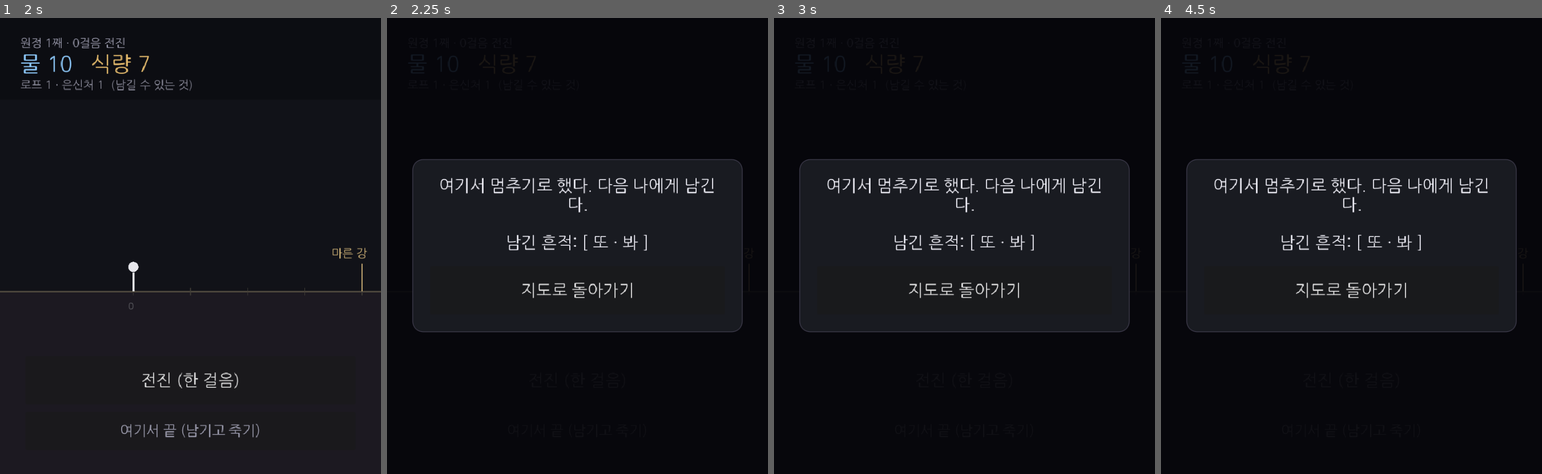
Above: before the commit, frames 1-4 (left to right).
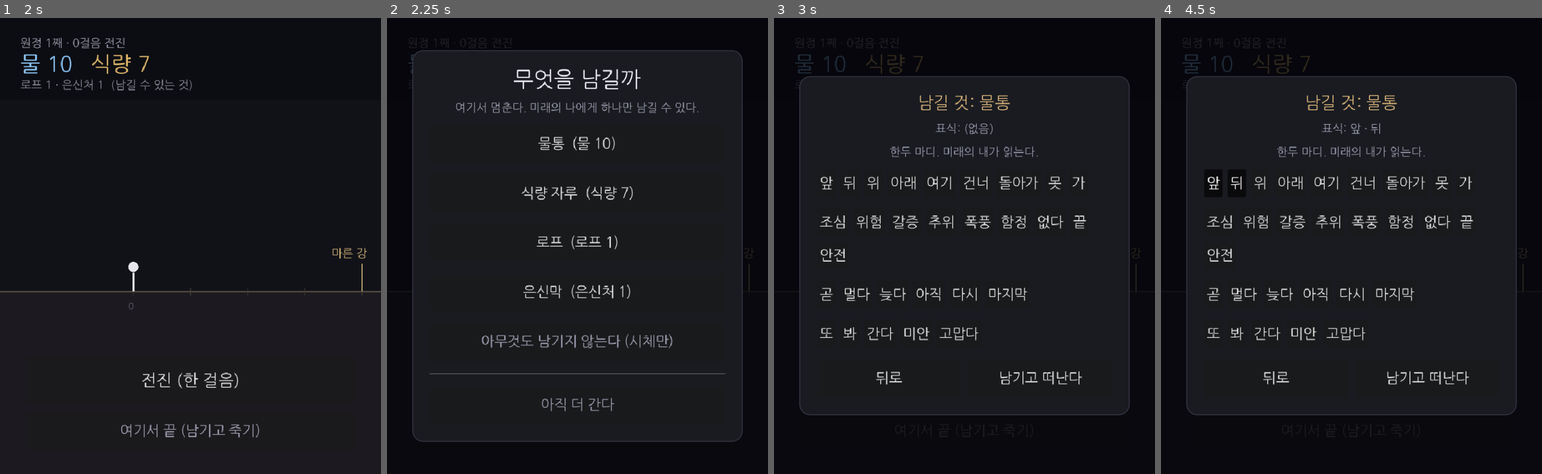
Above: after the commit, the same moments.

Repository: soomin007/Otherside
Game: Godot game, scene res://scenes/main.tscn
Two runs of this game, one before a commit and one after it. Both use one fixed random seed, a clock stepped at 60 frames per second and the inputs below.
Inputs (mouse positions are in pixels of both pictures, inside the frame that each line leads up to):
- Up to frame 1 (2 s): click "원정 떠나기" at 0.5 s; click "출발" at 1.25 s
- Up to frame 2 (2.25 s): click "여기서 끝 (남기고 죽기)" at 2 s
- Up to frame 3 (3 s): click (964, 145) at 2.75 s, where only the run after the commit has a clickable "물통 (물 10)"
- Up to frame 4 (4.5 s): click (1214, 182) at 3.5 s, where only the run after the commit has a clickable "앞"; click (1237, 182) at 4.25 s, where only the run after the commit has a clickable "뒤"

Frame 1 is identical in both runs. In frame 2, 5.5% of the frame differs, in the area x 6-94%, y 7-93%; in frame 3, 5.2%; in frame 4, 5.2%.

Commit message:
feat(bequeath): "남김 한 번" 본구현 (죽기 전 결정)
- ui/Expedition.gd: _on_end -> 남김 결정 화면(_show_bequeath). 2단계 — 무엇을(자원 1종/시체) -> 태그(WordPool 최대 2개)
  -> _commit_bequeath(흔적+record_death+save -> 죽음 화면). "아직 더 간다" 취소·"뒤로" 포함
- 자발적 종료만 남김 결정. 고갈사는 시체(BODY)만(아끼다 갑자기 죽으면 못 남김의 긴장)
- _show_death 에 물건 종류 표시("남긴 것: 물통 [건너]"), _draw 흔적 점 루프에서 ROPE 스킵(차단 다리로 표현)
- 기획서 §3 남김 구현 명세 추가. backlog 정리(남김 한 번/태그 선택 UI -> "남김 확장: 어디에" 후속만)

검증: --import + expedition 임시 부팅(남김 패널·_draw 런타임) + main 부팅, 에러 0. 클릭 흐름은 실기기 확인.

Co-Authored-By: Claude Opus 4.8 (1M context) <noreply@anthropic.com>
Claude-Session: https://claude.ai/code/session_016EykXXuV1kPR9ZLNY3e4LP

Diff:
--- a/scripts/ui/Expedition.gd
+++ b/scripts/ui/Expedition.gd
@@ -29,6 +29,11 @@
 var _sit_threat_label: Label
 var _sit_text_label: Label
 var _choice_box: VBoxContainer
+
+var _bequeath_panel: Control               ## 자발적 종료 시 "남김 한 번" 결정 화면
+var _bequeath_box: VBoxContainer           ## 단계별 내용을 갈아끼우는 컨테이너
+var _picked_kind: int = TraceData.ObjectKind.BODY  ## 남길 물건 종류
+var _picked_tags: Array[String] = []       ## 얹을 태그(WordPool, 최대 2개)
 
 func _ready() -> void:
 	_run = GameState.current_run
@@ -102,6 +107,7 @@
 
 	_build_situation_panel()
 	_build_death_panel()
+	_build_bequeath_panel()
 
 func _build_situation_panel() -> void:
 	_sit_panel = Control.new()
@@ -166,6 +172,28 @@
 	var to_map := UITheme.make_button("지도로 돌아가기")
 	to_map.pressed.connect(_on_to_map)
 	dbox.add_child(to_map)
+
+func _build_bequeath_panel() -> void:
+	_bequeath_panel = Control.new()
+	_bequeath_panel.set_anchors_preset(Control.PRESET_FULL_RECT)
+	_bequeath_panel.visible = false
+	add_child(_bequeath_panel)
+
+	var dim := ColorRect.new()
+	dim.set_anchors_preset(Control.PRESET_FULL_RECT)
+	dim.color = UITheme.SCRIM
+	_bequeath_panel.add_child(dim)
+
+	var center := CenterContainer.new()
+	center.set_anchors_preset(Control.PRESET_FULL_RECT)
+	_bequeath_panel.add_child(center)
+
+	var card := UITheme.make_card()
+	center.add_child(card)
+
+	_bequeath_box = VBoxContainer.new()
+	_bequeath_box.add_theme_constant_override("separation", UITheme.GAP)
+	card.add_child(_bequeath_box)
 
 func _refresh() -> void:
 	_status_label.text = "원정 %d째 · %d걸음 전진" % [GameState.expedition_count, _run.leg]
@@ -195,9 +223,9 @@
 		_show_situation()
 
 func _on_end() -> void:
-	if not _run.alive:
-		return
-	_die("chosen")
+	if not _run.alive or _bequeath_panel.visible:
+		return
+	_show_bequeath()
 
 func _on_to_map() -> void:
 	GameState.go_to_map()
@@ -271,7 +299,127 @@
 		parts.append("%s %s%d" % [str(RES_KO.get(key, key)), sign_str, v])
 	return " · ".join(parts)
 
-# --- 죽음 / 남김 한 번 ---
+# --- 남김 한 번 (자발적 종료) ---
+
+## "남김 한 번" 결정 화면을 연다. 무엇을(자원 1종/시체) 고른 뒤 태그를 얹는다.
+func _show_bequeath() -> void:
+	_picked_kind = TraceData.ObjectKind.BODY
+	_picked_tags = []
+	_advance_btn.disabled = true
+	_end_btn.disabled = true
+	_sit_panel.visible = false
+	_bequeath_step_what()
+	_bequeath_panel.visible = true
+
+## 1단계 — 무엇을 남길까. 들고 있는 자원만 고를 수 있다(없으면 시체만). 남김 = 자기 수명 깎기.
+func _bequeath_step_what() -> void:
+	_clear_box(_bequeath_box)
+	_bequeath_box.add_child(UITheme.make_label("무엇을 남길까", UITheme.FS_H1))
+	_bequeath_box.add_child(UITheme.make_label("여기서 멈춘다. 미래의 나에게 하나만 남길 수 있다.", UITheme.FS_SMALL, UITheme.MUTED))
+	var opts: Array = [
+		[TraceData.ObjectKind.WATER, "물통", "water"],
+		[TraceData.ObjectKind.FOOD, "식량 자루", "food"],
+		[TraceData.ObjectKind.ROPE, "로프", "rope"],
+		[TraceData.ObjectKind.SHELTER, "은신막", "shelter"],
+	]
+	for o in opts:
+		var kind: int = o[0]
+		var label: String = o[1]
+		var res_key: String = o[2]
+		var n: int = _run.get_res(res_key)
+		var btn := UITheme.make_button("%s  (%s %d)" % [label, str(RES_KO.get(res_key, res_key)), n], false)
+		if n > 0:
+			btn.pressed.connect(_pick_object.bind(kind))
+		else:
+			btn.disabled = true
+		_bequeath_box.add_child(btn)
+	var body_btn := UITheme.make_button("아무것도 남기지 않는다 (시체만)", false)
+	body_btn.add_theme_color_override("font_color", UITheme.MUTED)
+	body_btn.pressed.connect(_pick_object.bind(TraceData.ObjectKind.BODY))
+	_bequeath_box.add_child(body_btn)
+
+	_bequeath_box.add_child(HSeparator.new())
+	var cancel := UITheme.make_button("아직 더 간다", false)
+	cancel.add_theme_color_override("font_color", UITheme.MUTED)
+	cancel.pressed.connect(_cancel_bequeath)
+	_bequeath_box.add_child(cancel)
+
+func _pick_object(kind: int) -> void:
+	_picked_kind = kind
+	_bequeath_step_tags()
+
+## 2단계 — 어떤 표식(태그)을 얹을까. WordPool 에서 최대 2개. 없이 남겨도 된다.
+func _bequeath_step_tags() -> void:
+	_clear_box(_bequeath_box)
+	_bequeath_box.add_child(UITheme.make_label("남길 것: %s" % _obj_name(_picked_kind), UITheme.FS_BODY, UITheme.SAND))
+	var picked_str: String = (" · ".join(PackedStringArray(_picked_tags))) if not _picked_tags.is_empty() else "(없음)"
+	_bequeath_box.add_child(UITheme.make_label("표식: %s" % picked_str, UITheme.FS_SMALL, UITheme.MUTED))
+	_bequeath_box.add_child(UITheme.make_label("한두 마디. 미래의 내가 읽는다.", UITheme.FS_SMALL, UITheme.MUTED))
+	for cat in [WordPool.DIRECTION, WordPool.WARNING, WordPool.TIME, WordPool.GREETING]:
+		var flow := HFlowContainer.new()
+		flow.add_theme_constant_override("h_separation", 8)
+		flow.add_theme_constant_override("v_separation", 8)
+		for w in cat:
+			var word: String = str(w)
+			var tb := Button.new()
+			tb.text = word
+			tb.toggle_mode = true
+			tb.button_pressed = _picked_tags.has(word)
+			tb.custom_minimum_size = Vector2(0, 44)
+			tb.add_theme_font_size_override("font_size", UITheme.FS_LABEL)
+			tb.pressed.connect(_toggle_tag.bind(word))
+			flow.add_child(tb)
+		_bequeath_box.add_child(flow)
+	var row := HBoxContainer.new()
+	row.add_theme_constant_override("separation", 12)
+	var back := UITheme.make_button("뒤로", false)
+	back.pressed.connect(_bequeath_step_what)
+	row.add_child(back)
+	var done := UITheme.make_button("남기고 떠난다", false)
+	done.pressed.connect(_commit_bequeath)
+	row.add_child(done)
+	_bequeath_box.add_child(row)
+
+## 태그 토글 — 최대 2개. 넘으면 가장 오래된 것을 밀어낸다.
+func _toggle_tag(word: String) -> void:
+	if _picked_tags.has(word):
+		_picked_tags.erase(word)
+	else:
+		_picked_tags.append(word)
+		if _picked_tags.size() > 2:
+			_picked_tags.remove_at(0)
+	_bequeath_step_tags()
+
+## 결정 확정 — 흔적을 남기고(죽음으로 자원은 사라진다) 죽음 화면으로.
+func _commit_bequeath() -> void:
+	var trace := TraceData.new(_picked_kind, _run.leg, _picked_tags)
+	GameState.leave_trace(trace)
+	GameState.record_death(_run.leg)
+	GameState.save_game()
+	_bequeath_panel.visible = false
+	_show_death("chosen", _picked_tags, _picked_kind)
+
+## 남김 취소 — 아직 안 죽었으니 결정 화면을 닫고 계속 간다.
+func _cancel_bequeath() -> void:
+	_bequeath_panel.visible = false
+	_advance_btn.disabled = false
+	_end_btn.disabled = false
+
+func _obj_name(kind: int) -> String:
+	match kind:
+		TraceData.ObjectKind.WATER: return "물통"
+		TraceData.ObjectKind.FOOD: return "식량 자루"
+		TraceData.ObjectKind.ROPE: return "로프"
+		TraceData.ObjectKind.SHELTER: return "은신막"
+		TraceData.ObjectKind.BODY: return "시체"
+		_: return "표식"
+
+func _clear_box(box: Node) -> void:
+	for c in box.get_children():
+		box.remove_child(c)
+		c.queue_free()
+
+# --- 죽음 (고갈사 = 못 남김, 시체만) ---
 
 func _die(cause: String) -> void:
 	var tags: Array[String] = _death_tags(cause)
@@ -298,11 +446,16 @@
 		"chosen": return "여기서 멈추기로 했다. 다음 나에게 남긴다."
 		_: return "여기서 끝났다."
 
-func _show_death(cause: String, tags: Array[String]) -> void:
+func _show_death(cause: String, tags: Array[String], kind: int = TraceData.ObjectKind.BODY) -> void:
 	_advance_btn.disabled = true
 	_end_btn.disabled = true
 	_sit_panel.visible = false
-	_death_label.text = "%s\n\n남긴 흔적: [ %s ]" % [_death_message(cause), " · ".join(PackedStringArray(tags))]
+	_bequeath_panel.visible = false
+	var left: String = _obj_name(kind)
+	if tags.is_empty():
+		_death_label.text = "%s\n\n남긴 것: %s" % [_death_message(cause), left]
+	else:
+		_death_label.text = "%s\n\n남긴 것: %s  [ %s ]" % [_death_message(cause), left, " · ".join(PackedStringArray(tags))]
 	_death_panel.visible = true
 	queue_redraw()
 
@@ -333,8 +486,10 @@
 		if i % 5 == 0 and font != null:
 			draw_string(font, Vector2(x - 8.0, ground_y + 28.0), str(i), HORIZONTAL_ALIGNMENT_LEFT, -1, UITheme.FS_TINY, Color(0.4, 0.4, 0.42))
 
-	# 과거의 나 — 남긴 흔적 점 (self-async)
+	# 과거의 나 — 남긴 흔적 점 (self-async). ROPE 는 차단의 다리로 따로 그리므로 건너뛴다.
 	for t in GameState.loaded_traces():
+		if t.object_kind == TraceData.ObjectKind.ROPE:
+			continue
 		var tx: float = t.leg * STEP_PX + offset
 		if tx < -20.0 or tx > rect.x + 20.0:
 			continue
Not shown, changed: docs/design/SYOTOS_기획서_v0.1.md
Not shown, changed: docs/design/backlog.md
Not shown, changed: session_logs/2026-06-30.md
